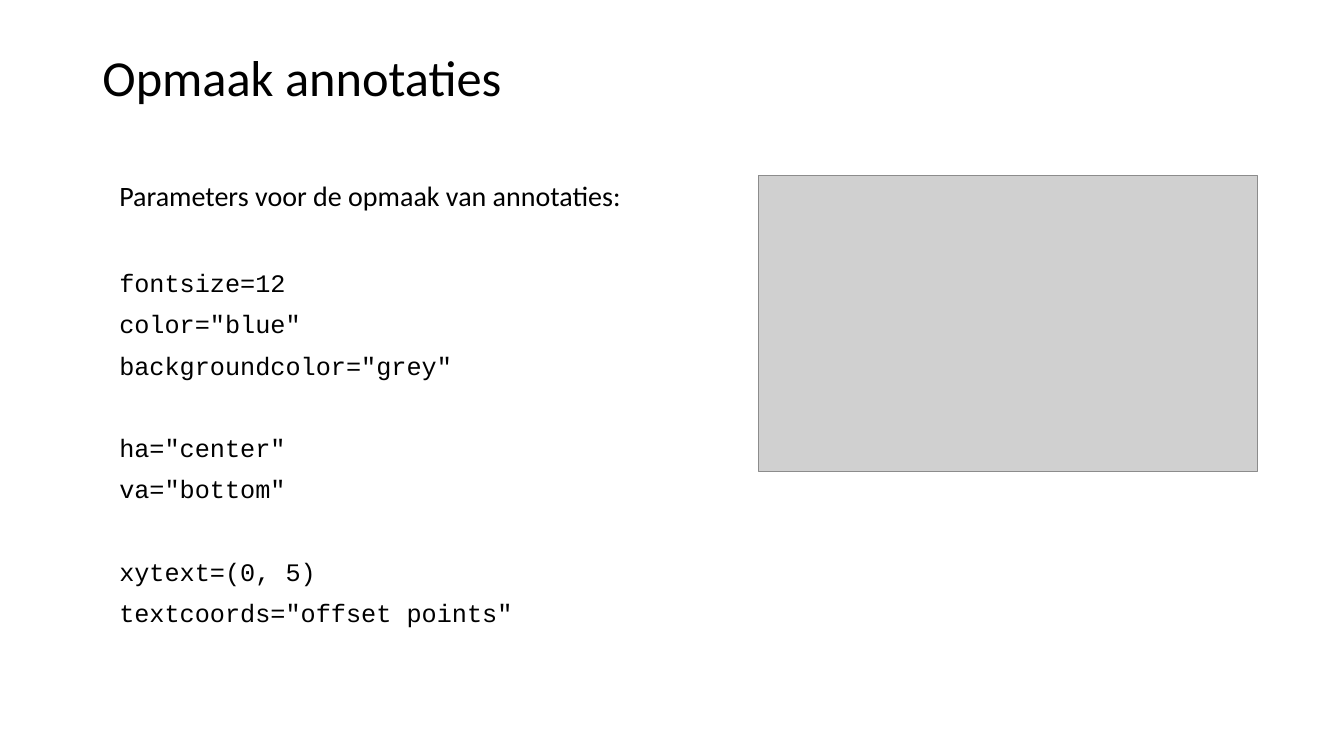
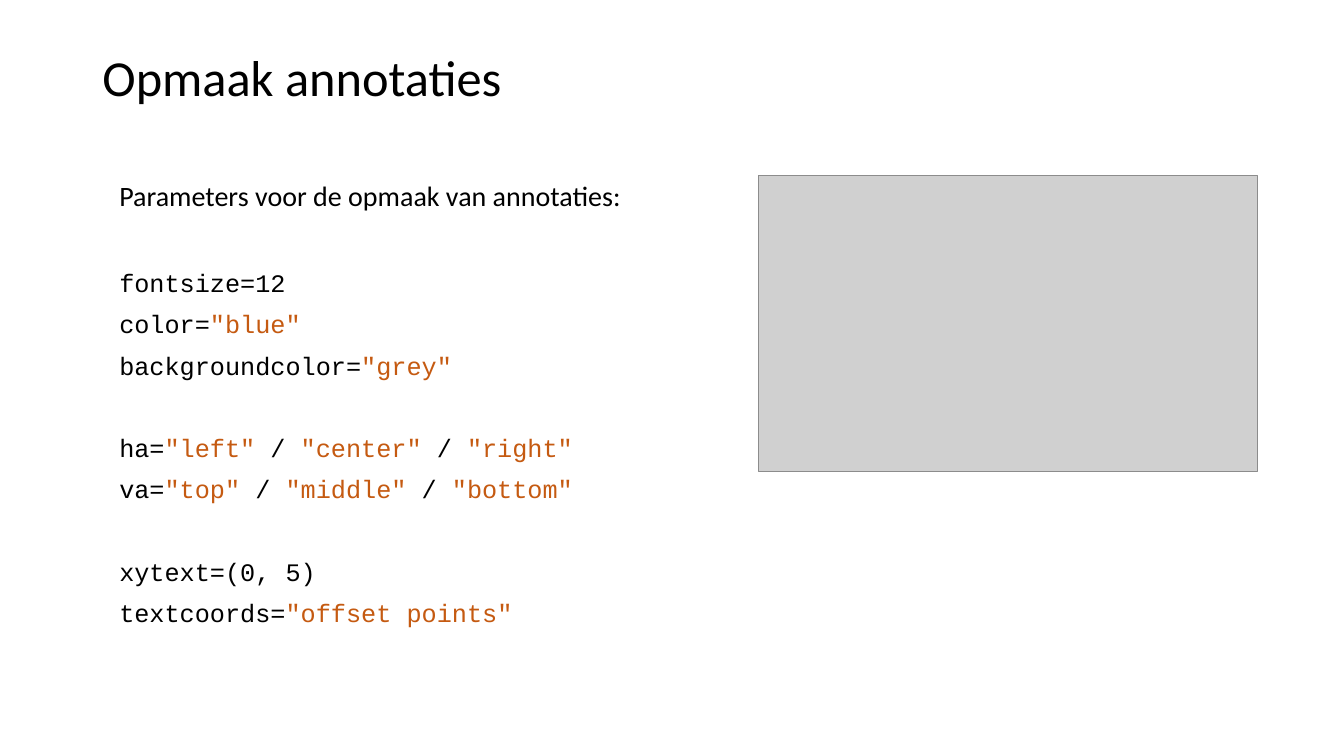
Before and after one commit to LFKoning/knowledge-sharing, a slide deck: slide 29 of python_trainees/3_pandas_plotting/python_traineeship_3.pptx. Drawn at 1344x756 pixels with LibreOffice and Linux fonts; fonts in the diff are those of the drawing; grey boxes stand for pictures. Boxes give left, top, right and bottom in pixels: in the first picture for what was removed or moved away, otherwise in the second. Text is boxed around its words. In the diff, an @@ line names an element or a change of style, - is before the commit and + after.

```diff
--- a/python_trainees/3_pandas_plotting/python_traineeship_3.pptx
+++ b/python_trainees/3_pandas_plotting/python_traineeship_3.pptx
@@ text at (119,315,513,628): text colour #000000 to #C55A11 in "color="blue"", "backgroundcolor="grey"", "textcoords="offset points"" @@
@@ text at (119,439,573,504): text changed; text colour #000000 to #C55A11 @@
-ha="center"
-va="bottom"
+ha="left" / "center" / "right"
+va="top" / "middle" / "bottom"
```
Also in this commit, not shown: 4 other slides changed, 1 other file.
